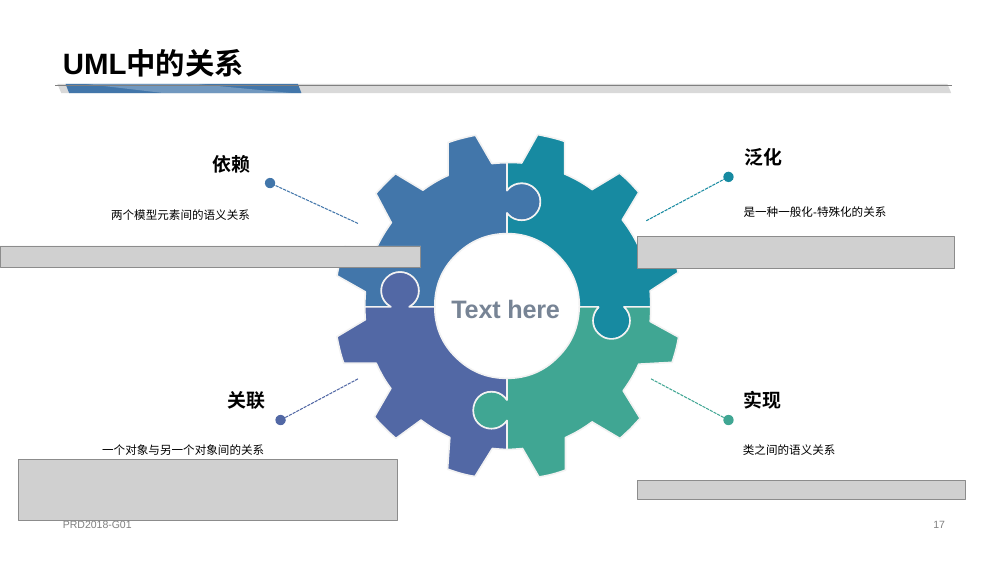
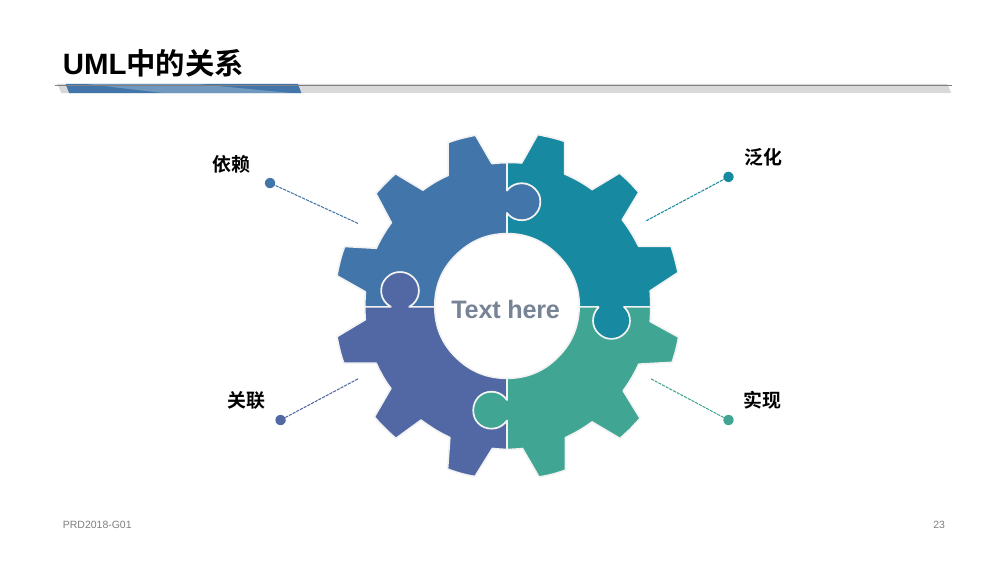
Before and after one commit to cchello/PRD2018-G01, a slide deck: slide 23 of 非受控文档/陈铉文/UML概述.pptx (slide 17 before the commit). Drawn at 1008x567 pixels with LibreOffice and Linux fonts; fonts in the diff are those of the drawing; grey boxes stand for pictures. Boxes give left, top, right and bottom in pixels: in the first picture for what was removed or moved away, otherwise in the second. Text is boxed around its words. In the diff, an @@ line names an element or a change of style, - is before the commit and + after.

```diff
--- a/非受控文档/陈铉文/UML概述.pptx
+++ b/非受控文档/陈铉文/UML概述.pptx
@@ text removed at (111, 209, 250, 220) @@
-两个模型元素间的语义关系
@@ text in rectangle at (744, 206, 887, 217): text removed @@
-是一种一般化-特殊化的关系
@@ picture removed at (637, 237, 954, 268) @@
@@ picture removed at (0, 246, 421, 267) @@
@@ text removed at (102, 444, 264, 455) @@
-一个对象与另一个对象间的关系
@@ text removed at (743, 444, 836, 455) @@
-类之间的语义关系
@@ picture removed at (18, 460, 398, 520) @@
@@ picture removed at (637, 480, 965, 499) @@
@@ page number at (933, 521, 945, 528): text changed @@
-17
+23
```
Also in this commit, not shown: 16 other slides changed, 12 slides added.
